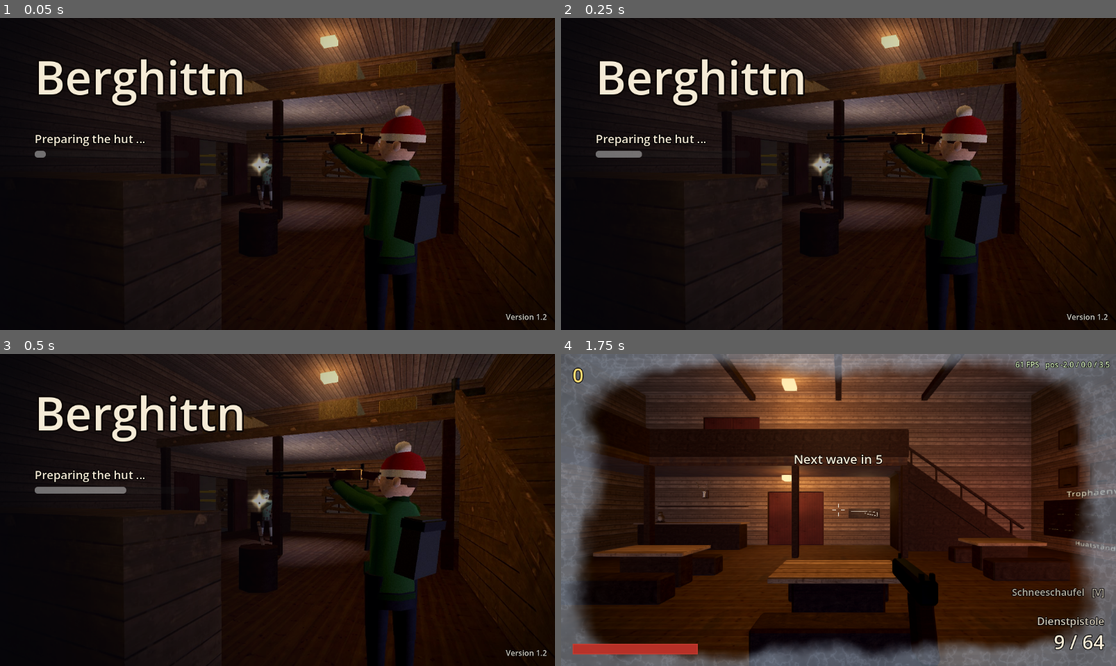
Above: before the commit, frames 1-4 (two rows, left to right).
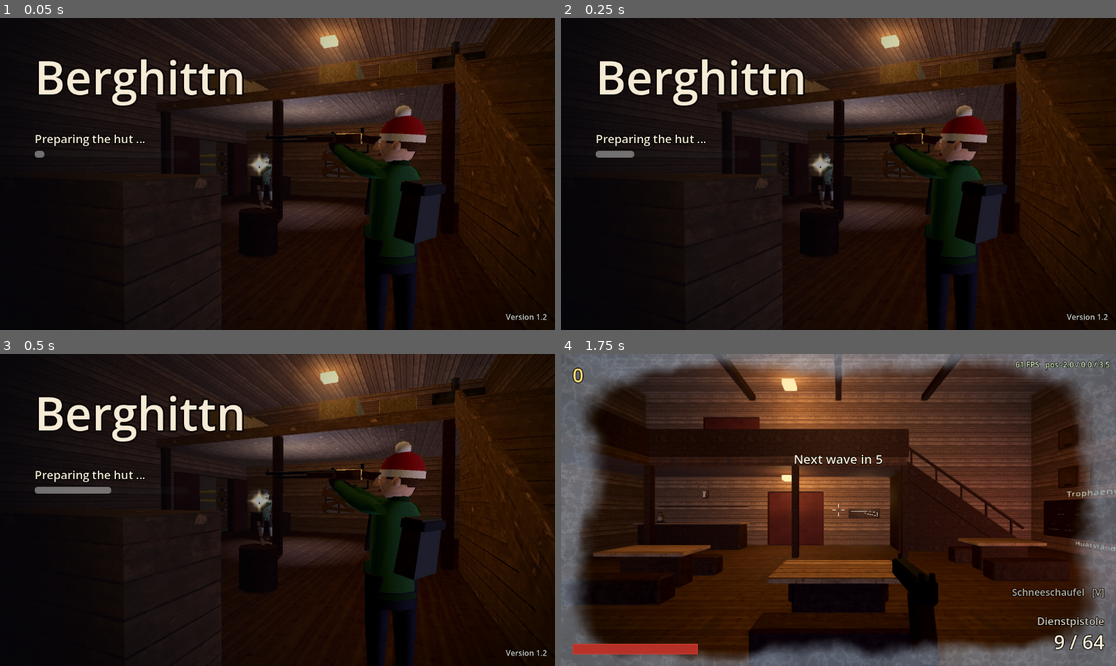
Above: after the commit, the same moments.

Repository: WiesnSims/Berghittn
Game: Godot game, scene res://scenes/main.tscn
Two runs of this game, one before a commit and one after it. Both use one fixed random seed, a clock stepped at 60 frames per second and the inputs below.
Inputs (mouse positions are in pixels of both pictures, inside the frame that each line leads up to):
- Up to frame 1 (0.05 s): no input
- Up to frame 2 (0.25 s): no input
- Up to frame 3 (0.5 s): no input
- Up to frame 4 (1.75 s): tap Enter at 0.5 s; move the mouse to (960, 494) at 0.52 s; hold D (move_right) 0.53-1.25 s; hold C (crouch) 0.53-1.25 s; tap Space (jump) at 0.77, 1.07 s; click (960, 494) at 0.8 s; click "Solo" at 1.25 s

The runs differ from the first frame. In frame 1, less than 0.1% of the frame differs, in the area x 7-9%, y 42-45%; in frame 2, less than 0.1%; in frame 3, less than 0.1%, in the area x 19-23%, y 42-45%; in frame 4, nothing differs.

Commit message:
Bolingboi play-test fixes (Hoch damit!, 5/25, toss reload) and no stall when Resi comes
- Hoch damit! (BEHAVIOR secondary): WeaponBehavior.secondary_ready (nothing rolling: the click does
  nothing, no animation) and secondary_instant (no cooldown before or after, and read during the
  reload that follows the last ball, without its animation).
- Bolingboi 5 / 25, reload 2.4 s: the ball flicked high out of view, caught, spun on a finger.
- ShaderWarmup draws the events' models, their scenes' materials and a MapMarker: Resi's look and
  her marker's glow compiled on the spot and stalled the game for a second or two.
- tests/kegelbahn clicks Hoch damit! for real (nothing rolling, right after the throw, during the
  reload); room_view can play a viewmodel's reload for pictures.

Co-Authored-By: Claude Opus 5.5 <noreply@anthropic.com>

Diff:
--- a/data/weapons/bolingboi.tres
+++ b/data/weapons/bolingboi.tres
@@ -10,9 +10,9 @@
 damage = 220
 headshot_multiplier = 1.0
 fire_rate = 1.0
-mag_size = 4
-reserve_ammo = 16
-reload_time = 2.0
+mag_size = 5
+reserve_ammo = 25
+reload_time = 2.4
 recoil_pitch = 2.0
 recoil_yaw = 0.5
 range = 30.0
--- a/scripts/effects/shader_warmup.gd
+++ b/scripts/effects/shader_warmup.gd
@@ -36,6 +36,17 @@
 	preload("res://scripts/effects/mandl_gold.gd"),
 	preload("res://scripts/effects/scope_glint.gd"),
 	preload("res://scripts/enemies/variants/variant_looks.gd"),
+	preload("res://scripts/events/map_marker.gd"),
+]
+## The events' actors (section 8a): their models drawn as they are (the Tourist is skinned), and every
+## material in their scenes on a swatch. Play-test 1.2: Resi stalled the game for a second or two
+## as she came, compiling her look and her marker's glow on the spot.
+const EVENT_MODELS: Array[String] = [
+	"res://scenes/events/resi_model.tscn", "res://scenes/events/murmeltier_model.tscn", "res://assets/models/guest.tscn",
+]
+const EVENT_SCENES: Array[String] = [
+	"res://scenes/events/resi.tscn", "res://scenes/events/murmeltier.tscn", "res://scenes/events/bierfassl.tscn",
+	"res://scenes/events/tourist_guest.tscn",
 ]
 
 ## The world this warms up for (main's World); its materials are collected from it.
@@ -157,11 +168,25 @@
 				_items.append(copy)
 	# Co-op: the other players' hikers.
 	_items.append(HIKER.instantiate() as Node3D)
+	for path: String in EVENT_MODELS:
+		_items.append((load(path) as PackedScene).instantiate() as Node3D)
+	for path: String in EVENT_SCENES:
+		# Never in the tree: their scripts do not run.
+		var scene: Node = (load(path) as PackedScene).instantiate()
+		for node: Node in [scene] + scene.find_children("*", "", true, false):
+			for material: Material in _materials_of(node):
+				if material and not seen.has(material):
+					seen[material] = true
+					_items.append(_swatch(material))
+		scene.free()
 	for script: Script in EFFECTS:
 		var effect := Node3D.new()
 		effect.set_script(script)
 		if "silent" in effect:
 			effect.set("silent", true)
+		# A marker's label draws (and so compiles) only with some text.
+		if effect is MapMarker:
+			effect.set("text", "UI_TITLE")
 		_items.append(effect)
 		# Built in its _ready, so shown in full only once it is in the tree.
 		effect.ready.connect(_show_all.bind(effect), CONNECT_ONE_SHOT)
--- a/scripts/weapons/behaviors/bolingboi.gd
+++ b/scripts/weapons/behaviors/bolingboi.gd
@@ -35,6 +35,15 @@
 	ball.call("launch", self, start, flat * data.projectile_speed + Vector3.DOWN * 2.0, flat, data.damage, data.range, 0)
 	_rolled.erase(ball)
 	_rolled.append(ball)
+
+
+## Hoch damit! has a ball to set off only while one rolls, and goes off at once, between throws.
+func secondary_ready() -> bool:
+	return rolling() > 0
+
+
+func secondary_instant() -> bool:
+	return true
 
 
 func fire_secondary() -> void:
--- a/scripts/weapons/bolingboi_viewmodel.gd
+++ b/scripts/weapons/bolingboi_viewmodel.gd
@@ -2,12 +2,18 @@
 extends Viewmodel
 ## Da Bolingboi (1.2): a hand in a loden sleeve, palm up under a glossy purple bowling ball. A shot
 ## swings the arm down and forward (the ball is let go), and the next ball is back in the hand as
-## the arm comes up (fire_animation_time). Right click, Hoch damit!: a fist pump. The reload brings
-## the arm down out of view and back with a ball. Built in code under Model as soon as the scene is
+## the arm comes up (fire_animation_time). Right click, Hoch damit!: a fist pump. The reload (play-test
+## 1.2) flicks a fresh ball high up out of view, catches it and spins it on a finger. Built in code under Model as soon as the scene is
 ## made, so a copy of Model alone (WeaponPickup.model_of: a co-op hiker's hand, a drop) has it too.
 
 ## Seconds from a shot until the next ball is in the hand (= 1 / fire_rate).
 @export var ready_time: float = 1.0
+
+## Where the ball sits in the palm; how high it is tossed in the reload (model space, out of view),
+## and how far up the fingertip lifts it for the spin.
+const BALL_REST := Vector3(0.0, 0.085, -0.03)
+const TOSS_HEIGHT: float = 1.5
+const SPIN_LIFT: float = 0.07
 
 var _ball: Node3D
 var _arm: Node3D
@@ -40,12 +46,41 @@
 
 
 func play_reload(duration: float, _chamber_time: float = 0.0) -> void:
+	# A fresh ball flicked high up out of view, caught with a dip, then spun on a finger before it
+	# settles back in the palm.
 	_restart_tween()
-	var lowered: Transform3D = _rest.translated(Vector3(0.0, -lower_drop, 0.05)).rotated_local(Vector3.RIGHT, deg_to_rad(-20.0))
-	_tween.tween_property(_model, "transform", lowered, duration * 0.35).set_trans(Tween.TRANS_QUAD)
-	_tween.tween_callback(func() -> void: _ball.visible = true)
-	_tween.tween_interval(duration * 0.2)
-	_tween.tween_property(_model, "transform", _rest, duration * 0.4).set_trans(Tween.TRANS_BACK).set_ease(Tween.EASE_OUT)
+	var d: float = duration
+	_ball.visible = true
+	var dipped: Transform3D = _rest.translated(Vector3(0.0, -0.06, 0.02)).rotated_local(Vector3.RIGHT, deg_to_rad(-12.0))
+	var flicked: Transform3D = _rest.translated(Vector3(0.0, 0.05, -0.02)).rotated_local(Vector3.RIGHT, deg_to_rad(18.0))
+	var high: Vector3 = BALL_REST + Vector3(0.0, TOSS_HEIGHT, 0.0)
+	_tween.tween_property(_model, "transform", dipped, d * 0.1).set_trans(Tween.TRANS_QUAD)
+	_tween.tween_property(_model, "transform", flicked, d * 0.06).set_trans(Tween.TRANS_QUAD).set_ease(Tween.EASE_OUT)
+	# Up it goes, spinning, and slows at the top ...
+	_tween.tween_property(_ball, "position", high, d * 0.24).set_trans(Tween.TRANS_QUAD).set_ease(Tween.EASE_OUT)
+	_tween.parallel().tween_property(_ball, "rotation", Vector3(TAU, 0.0, TAU * 0.25), d * 0.24)
+	_tween.parallel().tween_property(_model, "transform", _rest, d * 0.2)
+	# ... and down again, into the hand.
+	_tween.tween_property(_ball, "position", BALL_REST, d * 0.24).set_trans(Tween.TRANS_QUAD).set_ease(Tween.EASE_IN)
+	_tween.parallel().tween_property(_ball, "rotation", Vector3(TAU * 2.0, 0.0, TAU * 0.5), d * 0.24)
+	_tween.tween_property(_model, "transform", dipped, d * 0.05).set_trans(Tween.TRANS_QUAD).set_ease(Tween.EASE_OUT)
+	_tween.tween_property(_model, "transform", _rest, d * 0.06).set_trans(Tween.TRANS_BACK).set_ease(Tween.EASE_OUT)
+	# Up onto the fingertip and spun round twice, wobbling, then back down.
+	_tween.tween_property(_ball, "position", BALL_REST + Vector3(0.0, SPIN_LIFT, 0.0), d * 0.04)
+	_tween.tween_method(_spin, 0.0, 1.0, d * 0.16)
+	_tween.tween_property(_ball, "position", BALL_REST, d * 0.05).set_trans(Tween.TRANS_BACK).set_ease(Tween.EASE_OUT)
+
+
+# The fingertip spin: `t` 0..1, three turns, the ball wobbling on its point.
+func _spin(t: float) -> void:
+	_ball.rotation = Vector3(sin(t * TAU * 2.0) * 0.18, t * TAU * 3.0, cos(t * TAU * 2.0) * 0.18)
+
+
+func _reset_parts() -> void:
+	super()
+	if _ball:
+		_ball.position = BALL_REST
+		_ball.rotation = Vector3.ZERO
 
 
 func _build() -> void:
@@ -71,7 +106,7 @@
 		_part(BoxMesh.new(), Vector3(0.018, 0.06, 0.022), Vector3(-0.036 + i * 0.024, -0.005, -0.075), SharedLook.adopt(skin), _arm)
 	_part(BoxMesh.new(), Vector3(0.02, 0.05, 0.05), Vector3(0.058, 0.0, -0.01), SharedLook.adopt(skin), _arm)
 	_ball = Node3D.new()
-	_ball.position = Vector3(0.0, 0.085, -0.03)
+	_ball.position = BALL_REST
 	model.add_child(_ball)
 	var sphere := SphereMesh.new()
 	sphere.radius = 0.11
--- a/scripts/weapons/weapon_behavior.gd
+++ b/scripts/weapons/weapon_behavior.gd
@@ -35,6 +35,18 @@
 	pass
 
 
+## Whether a BEHAVIOR secondary has something to do now; false and the click does nothing (no round,
+## no animation, no reload). The Bolingboi's Hoch damit! needs a ball rolling.
+func secondary_ready() -> bool:
+	return true
+
+
+## A BEHAVIOR secondary that goes off between shots: it does not wait for the shot's cooldown, and
+## leaves none after it (Hoch damit! right after the ball is let go).
+func secondary_instant() -> bool:
+	return false
+
+
 ## Every frame right click is held on a PLAY secondary (its rounds are paid by the WeaponHolder).
 func play_secondary(_delta: float) -> void:
 	pass
--- a/scripts/weapons/weapon_holder.gd
+++ b/scripts/weapons/weapon_holder.gd
@@ -661,6 +661,9 @@
 		_switch_left -= delta
 		return
 	if is_reloading():
+		# An instant secondary (Hoch damit!) still goes off: the last ball may be rolling yet.
+		if (captured or force_aim) and weapon.secondary == WeaponData.Secondary.BEHAVIOR and _behavior 				and _behavior.secondary_instant() and Input.is_action_just_pressed("secondary") and _behavior.secondary_ready():
+			fire_secondary()
 		_reload_left -= delta
 		_load_rounds()
 		if _reload_left <= 0.0:
@@ -698,7 +701,9 @@
 		else:
 			start_reload()
 		return
-	if weapon.secondary == WeaponData.Secondary.BEHAVIOR and Input.is_action_just_pressed("secondary") and _cooldown <= 0.0:
+	if weapon.secondary == WeaponData.Secondary.BEHAVIOR and Input.is_action_just_pressed("secondary") 			and (_cooldown <= 0.0 or (_behavior and _behavior.secondary_instant())):
+		if _behavior and not _behavior.secondary_ready():
+			return
 		if _can_fire_secondary():
 			fire_secondary()
 		else:
@@ -1002,13 +1007,15 @@
 	var from_reserve: int = maxi(rounds - mag, 0)
 	mag -= rounds - from_reserve
 	reserve -= from_reserve
-	_set_cooldown(1.0 / weapon.fire_rate)
+	if not _behavior.secondary_instant():
+		_set_cooldown(1.0 / weapon.fire_rate)
 	_behavior.fire_secondary()
 	Sound.play(weapon.secondary_sound if weapon.secondary_sound != &"" else weapon.fire_sound, 0.0, weapon.sound_pitch)
 	fired.emit(rounds)
 	acted.emit(Act.SECONDARY, rounds)
 	ammo_changed.emit(mag, reserve)
-	if _viewmodel:
+	# Not over a reload's own animation.
+	if _viewmodel and not is_reloading():
 		_viewmodel.play_secondary(rounds)
 
 
--- a/tests/kegelbahn.gd
+++ b/tests/kegelbahn.gd
@@ -242,6 +242,13 @@
 	return enemy
 
 
+func _right_click() -> void:
+	Input.action_press("secondary")
+	await _frames(2)
+	Input.action_release("secondary")
+	await _frames(1)
+
+
 func _bolingboi() -> void:
 	var holder: WeaponHolder = player.weapons
 	player.global_position = _ground(Vector3.ZERO)
@@ -273,20 +280,34 @@
 	_check(10000 - near_wall.health >= BOLINGBOI.secondary_damage / 2, "and explodes there: the one by the wall takes %d" % (10000 - near_wall.health))
 	_check(beside.health == 10000, "not one 3 m beside its way and far from the blast")
 	wall.queue_free()
-	# Hoch damit!: the next ball goes off early, among enemies standing ahead.
+	# Hoch damit! (play-test 1.2: right click had to wait out the throw, did nothing during the reload
+	# that follows the last ball, and played an animation with nothing rolling). Clicked for real.
+	holder.force_aim = true
 	var crowd: Array[Enemy] = [_enemy(Vector3(4.5, 0, 1.0)), _enemy(Vector3(4.5, 0, -1.0))]
 	var far: Enemy = _enemy(Vector3(16, 0, 0))
 	await _seconds(1.2)
+	var mag: int = holder.mag
+	await _right_click()
+	_check(holder.mag == mag and holder._cooldown <= 0.0, "with nothing rolling a right click does nothing")
 	holder._fire()
-	await _frames(22)
-	var mag: int = holder.mag
-	holder.fire_secondary()
-	await _frames(2)
-	_check(behavior.call("rolling") == 0 and holder.mag == mag, "Hoch damit!: it goes off at once, for no ball")
+	await _frames(20)
+	_check(holder._cooldown > 0.0, "the throw's cooldown is still running")
+	mag = holder.mag
+	await _right_click()
+	_check(behavior.call("rolling") == 0 and holder.mag == mag, "Hoch damit! right after the throw: it goes off at once, for no ball")
 	_check(crowd.all(func(e: Enemy) -> bool: return e.health < 10000), "the enemies beside it are caught in the blast")
 	_check(far.health == 10000, "the one further on is not")
-	holder.fire_secondary()
-	_check(holder.mag == mag, "with nothing rolling it does nothing")
+	# The last ball in the hand: the reload starts by itself while it still rolls.
+	await _seconds(1.2)
+	holder.mag = 1
+	holder._fire()
+	await _seconds(1.1)
+	_check(holder.is_reloading() and behavior.call("rolling") == 1, "after the last ball the reload starts while it rolls")
+	await _right_click()
+	_check(behavior.call("rolling") == 0 and holder.is_reloading(), "Hoch damit! still sets it off, and the reload goes on")
+	await _seconds(BOLINGBOI.reload_time)
+	_check(holder.mag == BOLINGBOI.mag_size, "reloaded: %d balls" % holder.mag)
+	holder.force_aim = false
 	for e: Enemy in [in_way, beside, near_wall, far] + crowd:
 		e.set_physics_process(true)
 		if e.is_alive():
--- a/tests/room_view.gd
+++ b/tests/room_view.gd
@@ -3,7 +3,8 @@
 ##     godot res://tests/room_view.tscn -- <out dir> <x,y,z:tx,ty,tz> [...]
 ## Each shot is saved as <out dir>/view_<n>.jpg. A shot ending in "!" first hangs every hat on the
 ## Huatständer (1.2), to see it full. "gun=<id>" (before the shots) holds that gun's viewmodel in front
-## of the camera, as the player sees it in hand.
+## of the camera, as the player sees it in hand; "reload=<s>" before a shot plays its reload (2.4 s)
+## and takes the shot <s> seconds into it.
 
 var _main: Node
 
@@ -22,6 +23,8 @@
 	var player := _main.get_node("Player") as Player
 	player.weapons.visible = false
 	get_tree().paused = false
+	var held: Viewmodel
+	var reload_at: float = -1.0
 	var camera := Camera3D.new()
 	camera.fov = 62.0
 	add_child(camera)
@@ -30,7 +33,11 @@
 		if spec.begins_with("gun="):
 			var gun := load("res://data/weapons/%s.tres" % spec.trim_prefix("gun=")) as WeaponData
 			camera.fov = 75.0
-			camera.add_child(gun.viewmodel.instantiate())
+			held = gun.viewmodel.instantiate() as Viewmodel
+			camera.add_child(held)
+			continue
+		if spec.begins_with("reload="):
+			reload_at = float(spec.trim_prefix("reload="))
 			continue
 		if spec.ends_with("!"):
 			spec = spec.trim_suffix("!")
@@ -44,6 +51,10 @@
 		camera.current = true
 		for f: int in 40:
 			await get_tree().process_frame
+		if reload_at >= 0.0 and held:
+			held.play_reload(2.4)
+			await get_tree().create_timer(reload_at).timeout
+			reload_at = -1.0
 		for f: int in 3:
 			await RenderingServer.frame_post_draw
 		var path: String = "%s/view_%d.jpg" % [out, i]
Not shown, changed: GAME_DESIGN.md
